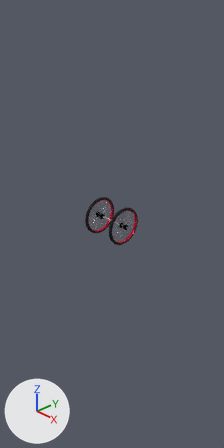
Two versions of the Blender file 小海狸/斑斓/202551_板车/202551_板车.blend, one commit apart.
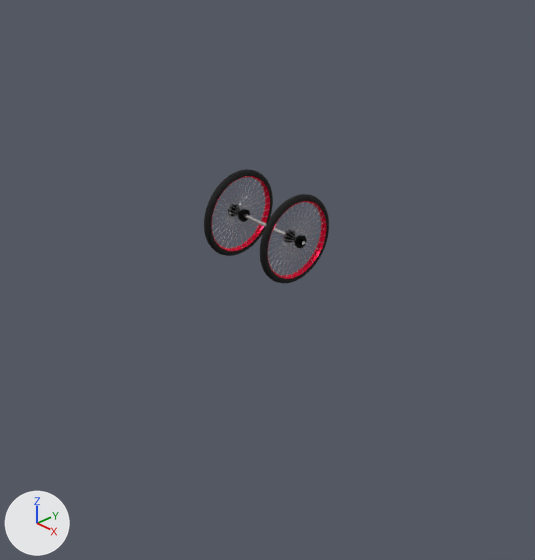
Each version is shown from the file's camera 'Camera', then close up on the part from 0% to 100% of the width and 28% to 80% of the height. The lights are fixed; the arrows at lower left show +X, +Y and +Z.

Script lines for the objects in view, before the commit:
```python
me_cylinder_036 = bpy.data.meshes.new('Cylinder.036')
me_cylinder_036.from_pydata(...)  # 2380 vertices, 1978 faces; spans x -0.09..0.07, y -0.35..0.35, z -0.35..0.35
# faces by material slot: [578, 280, 640, 480]
me_cylinder_036.materials.append(mat_铁)  # grey #bababa
me_cylinder_036.materials.append(mat_漆面金属)  # black #000000
me_cylinder_036.materials.append(mat_橡胶)  # black #000000
me_cylinder_036.materials.append(mat_红漆)  # red #ff003e
me_cylinder_037 = bpy.data.meshes.new('Cylinder.037')
me_cylinder_037.from_pydata(...)  # a 16-sided cylinder along z spanning x -0.015..0.015, y -0.015..0.015, z -0.4..0.4
me_cylinder_037.polygons.foreach_set('use_smooth', [True] * 18)
me_cylinder_037.materials.append(mat_铁)  # grey #bababa
ob_cylinder = bpy.data.objects.new('Cylinder', me_cylinder_037)
ob_cylinder.location = (0.0, 0.0, 0.0)
ob_cylinder.rotation_euler = (0.0, 1.571, 0.0)  # degrees (0, 90, 0)
ob_轮胎_左 = bpy.data.objects.new('轮胎_左', me_cylinder_036)
ob_轮胎_左.location = (-0.31, 0.0, 0.0)
_m = ob_轮胎_左.modifiers.new('Mirror', 'MIRROR')
_m.use_axis = (False, False, True)
_m.mirror_object = ob_cylinder
```
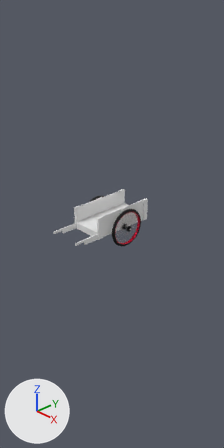
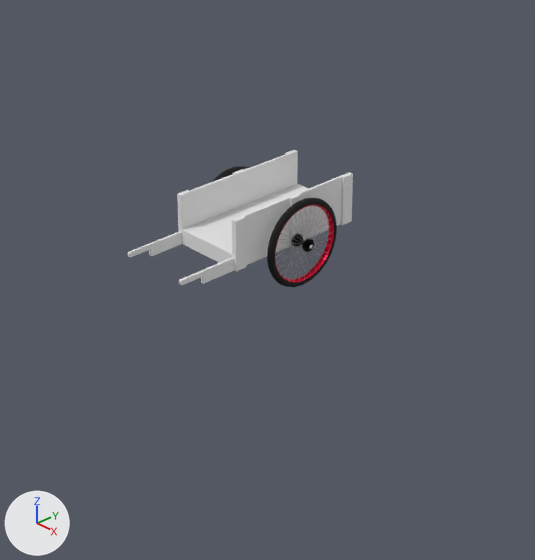
ob_6mm is not drawn itself; it is used by a modifier of ob_cube_004.

Edits to the bpy script that builds the scene:
```text
Add me_cube_001:
    me_cube_001.from_pydata([(-0.28, -0.6, -0.01), (-0.28, -0.6, 0.01), (-0.28, 0.6, -0.01), (-0.28, 0.6, 0.01), (0.0, 0.6, -0.01), (0.0, 0.6, 0.01), (0.0, -0.6, -0.01), (0.0, -0.6, 0.01)], [], [(0, 1, 3, 2), (6, 7, 1, 0), (5, 3, 1, 7), (2, 4, 6, 0), (2, 3, 5, 4)])
Change ob_轮胎_左:
    ob_轮胎_左.location: (-0.31, 0.0, 0.0) -> (-0.39, 0.0, 0.0)
    where _m = ob_轮胎_左.modifiers.new('Mirror', 'MIRROR')
    _m.mirror_object: ob_cylinder -> ob_cylinder_001
Remove ob_cylinder:
    ob_cylinder = bpy.data.objects.new('Cylinder', me_cylinder_037)
Add ob_cylinder_001:
    ob_cylinder_001 = bpy.data.objects.new('Cylinder.001', me_cylinder)  # 32 vertices, 17 faces; spans x -0.015..0.015, y -0.015..0.015, z -0.48..0.0; modifiers MIRROR
    ob_cylinder_001.location = (0.0, 0.0, 0.0)
    ob_cylinder_001.rotation_euler = (0.0, 1.571, 0.0)  # degrees (0, 90, 0)
Add ob_6mm:
    ob_6mm = bpy.data.objects.new('6mm', me_cylinder_005)  # 192 vertices, 108 faces; spans x -0.283..0.003, y -1.103..0.003, z -0.025..0.025
    ob_6mm.location = (-0.3, 0.55, -0.03)
    ob_6mm.rotation_euler = (0.0, 1.571, 0.0)  # degrees (0, 90, 0)
Add ob_3mm:
    ob_3mm = bpy.data.objects.new('3mm', me_cylinder_033)  # 1356 vertices, 1356 faces; spans x -0.003..0.093, y -0.993..0.193, z -0.02..0.02; modifiers MIRROR
    ob_3mm.location = (-0.28, 0.4, 0.06)
    ob_3mm.rotation_euler = (0.0, 1.571, 0.0)  # degrees (0, 90, 0)
Add ob_5mm_001:
    ob_5mm_001 = bpy.data.objects.new('5mm.001', me_cylinder_015)  # 840 vertices, 732 faces; spans x -0.004..0.285, y -1.105..0.004, z -0.025..0.022; modifiers MIRROR
    ob_5mm_001.location = (-0.3, -0.55, 0.25)
    ob_5mm_001.rotation_euler = (-3.142, 1.571, 0.0)  # degrees (-180, 90, 0)
Add ob_cube_006:
    ob_cube_006 = bpy.data.objects.new('Cube.006', me_cube_006)  # 32 vertices, 20 faces; spans x -0.28..0.0, y -0.01..1.19, z -0.05..0.05; modifiers MIRROR
    ob_cube_006.location = (0.0, -0.59, 0.0)
Add ob_cube_005:
    ob_cube_005 = bpy.data.objects.new('Cube.005', me_cube_005)  # 676 vertices, 360 faces; spans x -0.01..0.01, y -1.1..0.6, z -0.25..0.15; in mat_pinewood (white #e7e7e7); modifiers MIRROR
    ob_cube_005.location = (-0.29, 0.0, 0.2)
Add ob_cube_004:
    ob_cube_004 = bpy.data.objects.new('Cube.004', me_cube_004)  # 56 vertices, 36 faces; spans x -0.01..0.01, y -0.05..1.15, z -0.25..0.15; modifiers BOOLEAN, MIRROR
    ob_cube_004.location = (-0.31, -0.55, 0.2)
Add ob_cube_001:
    ob_cube_001 = bpy.data.objects.new('Cube.001', me_cube_001)  # modifiers MIRROR
    ob_cube_001.location = (0.0, 0.0, 0.06)
```

Location of each change, [x1, y1, x2, y2] in pixels of the close-ups (535 x 560 px):
'Cube.005', added: after [127, 150, 350, 285]
'轮胎_左', reshaped, moved, modifiers changed: before [204, 169, 329, 283]; after [212, 166, 337, 287]
'Cube.001', added: after [182, 184, 309, 257]
'Cube.004', added: after [177, 150, 353, 271]
'Cube.006', added: after [182, 232, 232, 263]
'Cylinder', deleted: before [244, 214, 305, 245]
